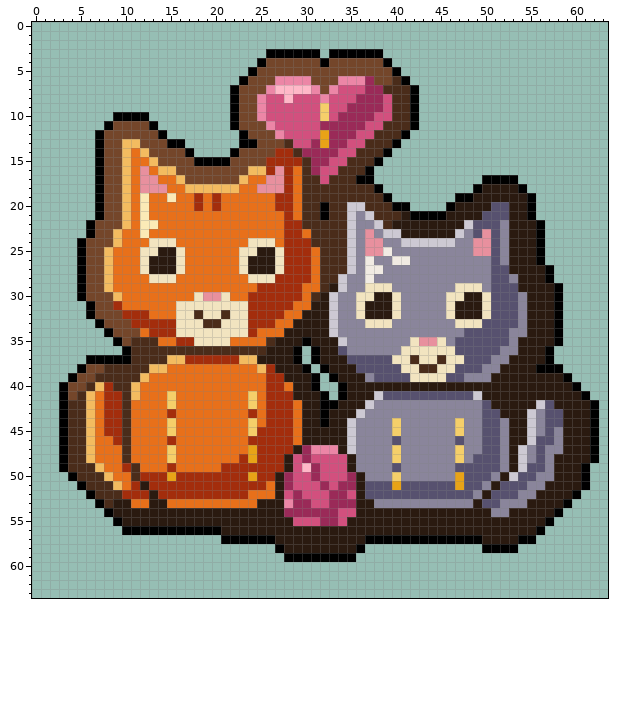
Two states of a pixel-art file, aseprite-source/catfish/art22/out/cf-yi-buddy.aseprite. The picture above was drawn from the file before the commit.
64x64 pixels, 1 frame.
Now the later version:
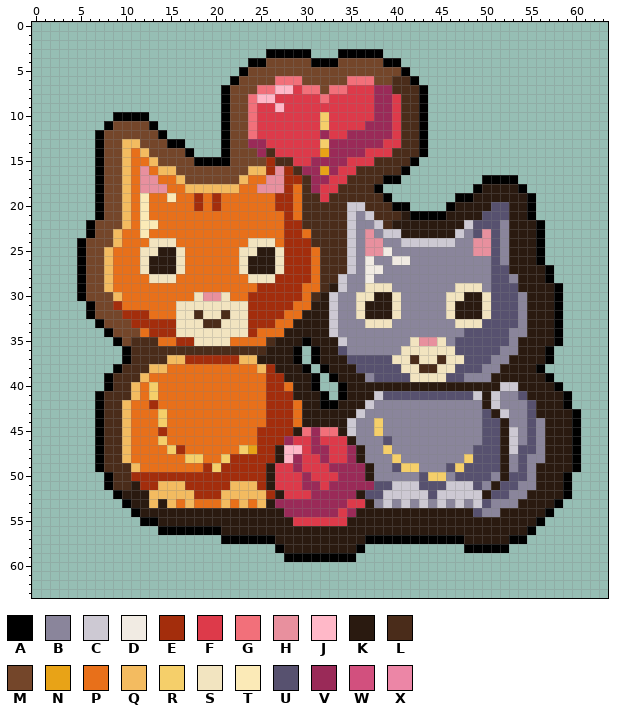
Palette (. is transparent): A #000000  B #8a859b  C #cdc9d3  D #f1ebe3  E #a32d0c  F #dd3a4a  G #f2707a  H #e8909e  J #ffb8c8  K #2a1a10  L #4a2c1a  M #74462a  N #e8a317  P #e8701a  Q #f3bb60  R #f5cf6a  S #f2e4c0  T #fbeab7  U #57516f  V #9a2a58  W #d2507e  X #ec86a6
What changed:
Changed rows in their new state; - is an unchanged pixel.
first column x 21:
 3 ----------.-.----------
 4 ---A------A-A------A---
 5 --AM---------------MA--
 6 -AM---GGGM---MGGG---LA-
 7 AM--GG--FGG-GGFFF-V--LA
 8 AM-GJJFFFFFGFFFFF-VF-LA
 9 AM-GFFJFFFFFFFFFF-VF-LA
10 AM-GFFFFFFF-FFFFFVVF-LA
11 AM-GFFFFFFFRFFFFVVVF-LA
12 AMMGFFFFFFFVFF-VVVVFLLA
13 AMMVVFFFFFFR--VVVVFFLLA
14 AM--VLFFFFFN-VVVFFFLLLA
15 ------LLFF--VVFFFLLLLA-
16 --------LV-NVFF-LLLLA--
17 --------E-VVFF-LLLAA---
18 ----------VFF----------
19 -----------F-----------
20 -----------L-----------
21 -----------L-----------
first column x 3:
37 ---....-----------------------------------------------------
38 --....A-----------------------------------------------..----
39 -....A------------------------------------------------A..---
40 .....A----R--------------------------------------CC----A..--
41 ....ALL---R-P--------P--------------------------CBBU----A..-
42 ....ALLQ--E-P--------P-------------------------KCBBBUKK-A...
43 ....ALLQ---RP--------P-------K------------------KCBBUKKK-A..
44 ....ALLQ---RP--------P-------K-----R-B------B----KBBU-KK-A..
45 ....ALLQ---EP--------P----KGVGG----R-B------B----KCBU-KK-A..
46 ....ALLQ---RP--------P---VFFVFFFK---UB------B----KCBUBKK-A..
47 ....ALLQ-----E------R---KJJFVVFFVK--RB------B-U--KCUUBKK-A..
48 ....ALLQ----P-RR--RE-E--KJVFFVFFVK----------BR---KBU-BK--A..
49 ....ALLLQ---P---ER-----KFFVFFFVVVVK---RR---UR----KBUBKK--A.-
50 -....ALLE---E--------E-KFFFVFFFV-VK--B--URR-U-----U-BKK-A..-
51 --...ALLKE-QQQ-----QQQ-KFFFVVFV--VV--CCC---CCC-----B-K--A..-
52 ---...AKKKQQQQQ---QQQQQE-FFFVV--V---CCCCC-CCCCC---B-K---A.--
53 ----...AKKQ-Q-Q---Q-Q-Q-VV--VV--FF--C-C-C-C-C-C-B--K---A.---
54 -----...A----------------------FV-------------UB-K----A.----
55 ------...AA---------------FFFFFF---------------------A.-----
56 -------....-----------------------------------------A.------
57 ---------------------------------------------KK---A-.-------
58 ---------------------------------------------AA---.---------
Boxes around the changes in both pictures, in picture pixels (x1, y1, x2, y2):
changed: (221, 49, 428, 220)
changed: (59, 355, 599, 553)
